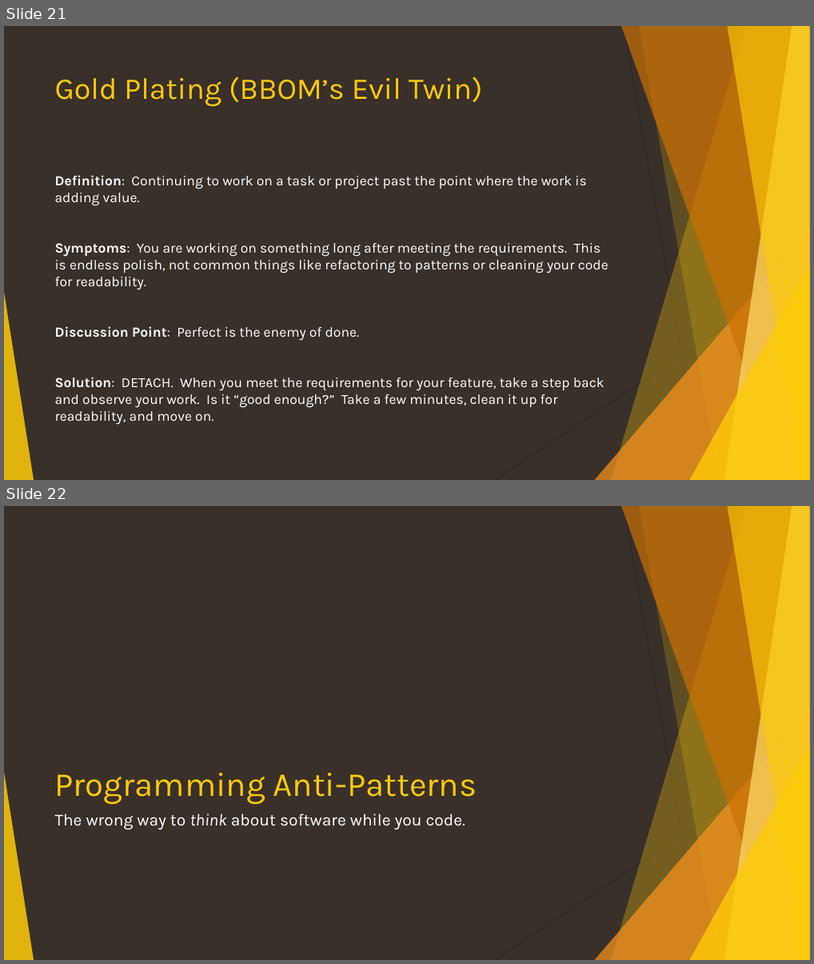
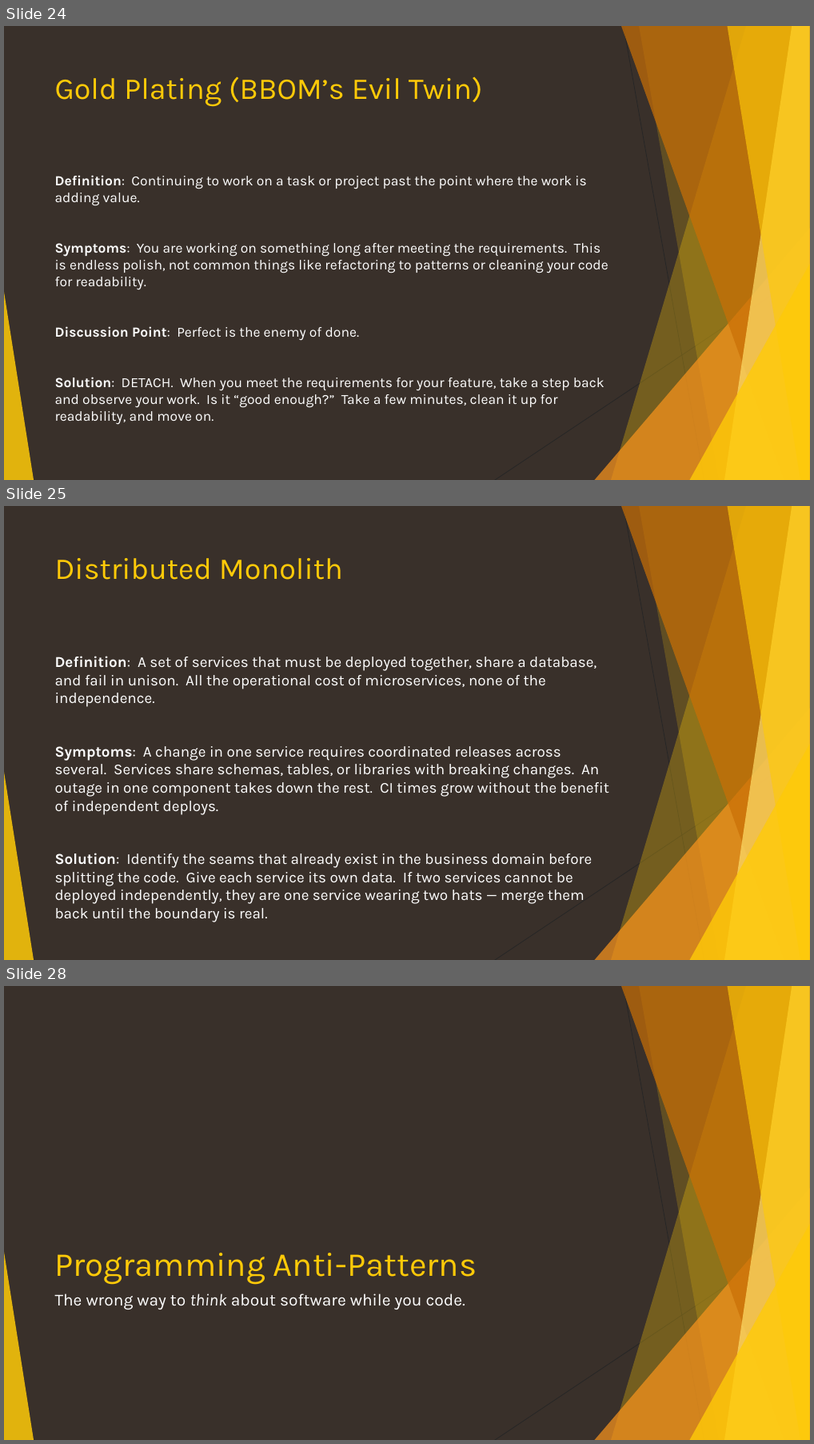
Before and after one commit to ericburcham/anti-patterns, a slide deck: anti-patterns.pptx. Shown one above the other, each under a label of ours: slides 21 and 22 before the commit, slides 24, 25 and 28 after it; the slides between them are not shown. The pictures are 814x964 and 814x1444 pixels, drawn with LibreOffice and Linux fonts; fonts in the diff are those of the drawing. Boxes give left, top, right and bottom in pixels: in the first picture for what was removed or moved away, otherwise in the second. Text is boxed around its words. In the diff, an @@ line names an element or a change of style, - is before the commit and + after.

```diff
--- a/anti-patterns.pptx
+++ b/anti-patterns.pptx
@@ slide 25 added at bbox=[4, 506, 810, 960], background #39302A; not listed: 10 template elements that a slide beside it also shows @@
@@ title added at bbox=[55, 558, 343, 580], 36 pt, text #FFCA08 @@
+Distributed Monolith
@@ text added at bbox=[55, 656, 610, 904], 18 pt, text #FFFFFF @@
+Definition: A set of services that must be deployed together, share a database, and fail in unison. All the operational cost of microservices, none of the independence.
+Symptoms: A change in one service requires coordinated releases across several. Services share schemas, tables, or libraries with breaking changes. An outage in one component takes down the rest. CI times grow without the benefit of independent deploys.
+Solution: Identify the seams that already exist in the business domain before splitting the code. Give each service its own data. If two services cannot be deployed independently, they are one service wearing two hats — merge them back until the boundary is real.
@@ what was slide 21 is now slide 24 @@
@@ what was slide 22 is now slide 28 @@
```
Also in this commit, not shown: 1 slide changed, 11 other slides added.
